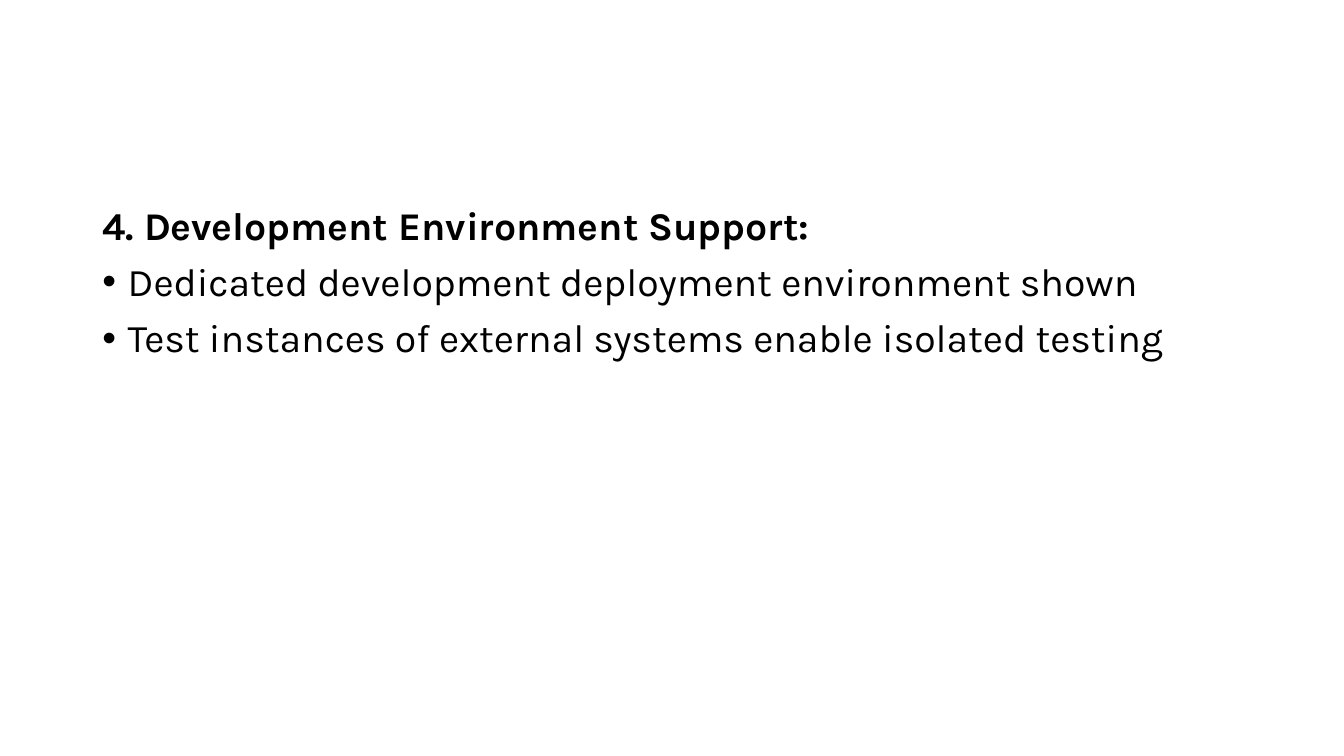
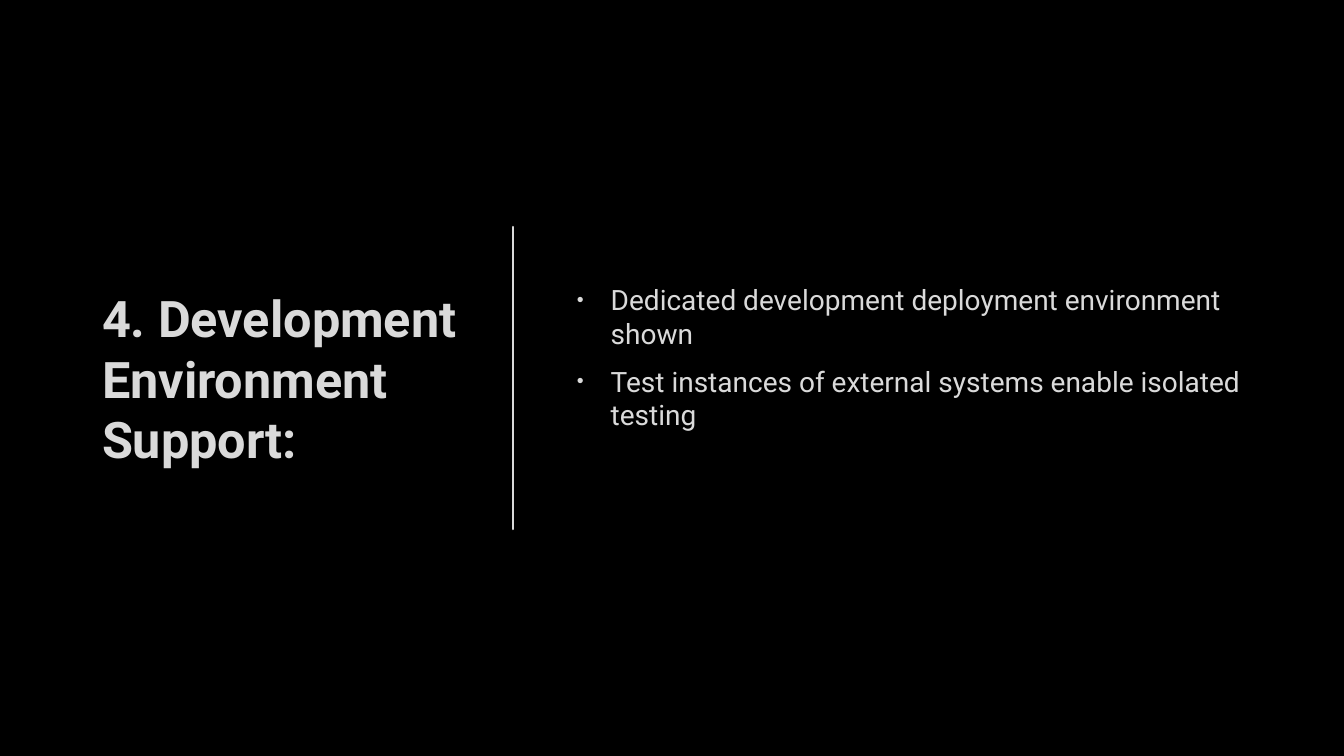
Before and after one commit to mayembe-martin/software_architecture_schedules, a slide deck: slide 13 of M2/Presentation_Qualities.pptx (slide 12 before the commit). Drawn at 1344x756 pixels with LibreOffice and Linux fonts; fonts in the diff are those of the drawing; background and template pictures are left out. Boxes give left, top, right and bottom in pixels: in the first picture for what was removed or moved away, otherwise in the second. Text is boxed around its words. In the diff, an @@ line names an element or a change of style, - is before the commit and + after.

```diff
--- a/M2/Presentation_Qualities.pptx
+++ b/M2/Presentation_Qualities.pptx
@@ background #FFFFFF to picture (left out) @@
@@ text "Dedicated development deployment environment shown": place and size @@
-text "Dedicated development deployment environment shown" at [102, 212, 1164, 362]
+text "Dedicated development deployment environment shown" at [611, 289, 1240, 431]
@@ text "Dedicated development deployment environment shown" at [611, 289, 1240, 431]: size 28 to 20 pt, font Karla to Roboto, text colour #000000 to #DADADA, letter outline none to #404040 0.75 pt; indent changed; line spacing 0.9 to 1; vertical alignment top to middle @@
@@ text at [102, 212, 809, 250]: paragraph removed @@
-4. Development Environment Support:
@@ line added from (513, 227) to (513, 529), #DADADA 1.5 pt @@
@@ title added at [102, 299, 456, 469], 36 pt, text #DADADA, bold @@
+4. Development Environment Support:
```
Also in this commit, not shown: 18 other slides changed, 4 slides added, 1 slide removed.
